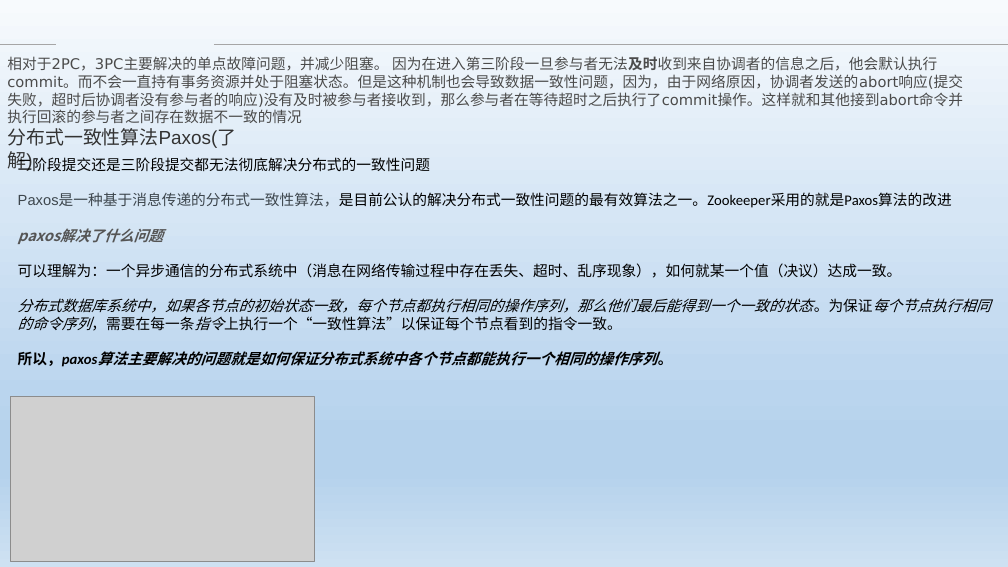
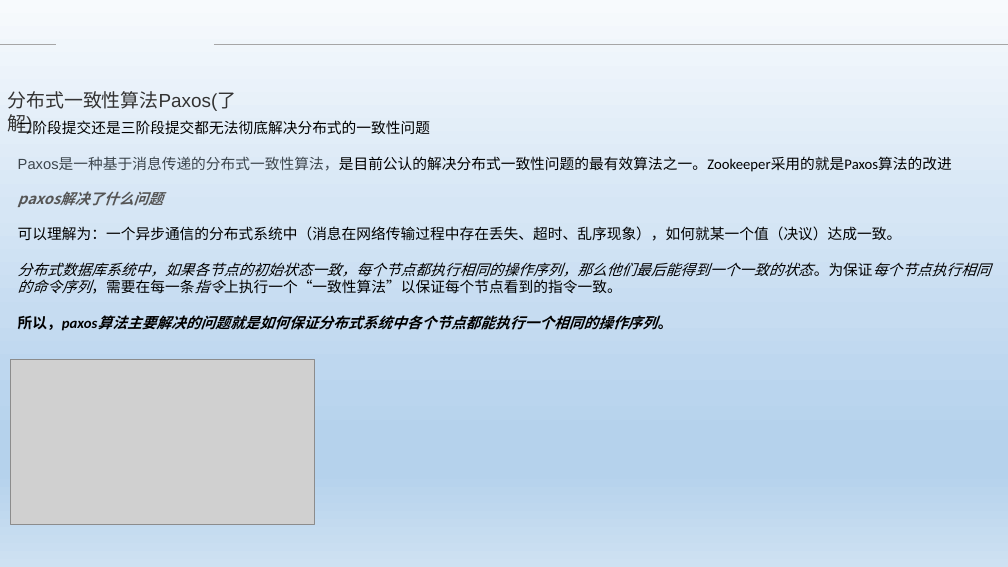
Before and after one commit to Heffie199/zhao_Note, a slide deck: slide 19 of 分布式事务的解决方案 .pptx. Drawn at 1008x567 pixels with LibreOffice and Linux fonts; fonts in the diff are those of the drawing; grey boxes stand for pictures; background and template pictures are left out. Boxes give left, top, right and bottom in pixels: in the first picture for what was removed or moved away, otherwise in the second. Text is boxed around its words. In the diff, an @@ line names an element or a change of style, - is before the commit and + after.

```diff
--- a/分布式事务的解决方案 .pptx
+++ b/分布式事务的解决方案 .pptx
@@ text removed at (7, 56, 963, 107) @@
-相对于2PC，3PC主要解决的单点故障问题，并减少阻塞。 因为在进入第三阶段一旦参与者无法及时收到来自协调者的信息之后，他会默认执行commit。而不会一直持有事务资源并处于阻塞状态。但是这种机制也会导致数据一致性问题，因为，由于网络原因，协调者发送的abort响应(提交失败，超时后协调者没有参与者的响应)没有及时被参与者接收到，那么参与者在等待超时之后执行了commit操作。这样就和其他接到abort命令并执行回滚的参与者之间存在数据不一致的情况
@@ 2 texts, 1 picture: place and size @@
-2 texts, 1 picture at (7, 128, 991, 562)
+2 texts, 1 picture at (7, 91, 991, 525)
```
Also in this commit, not shown: 1 other slide changed.
